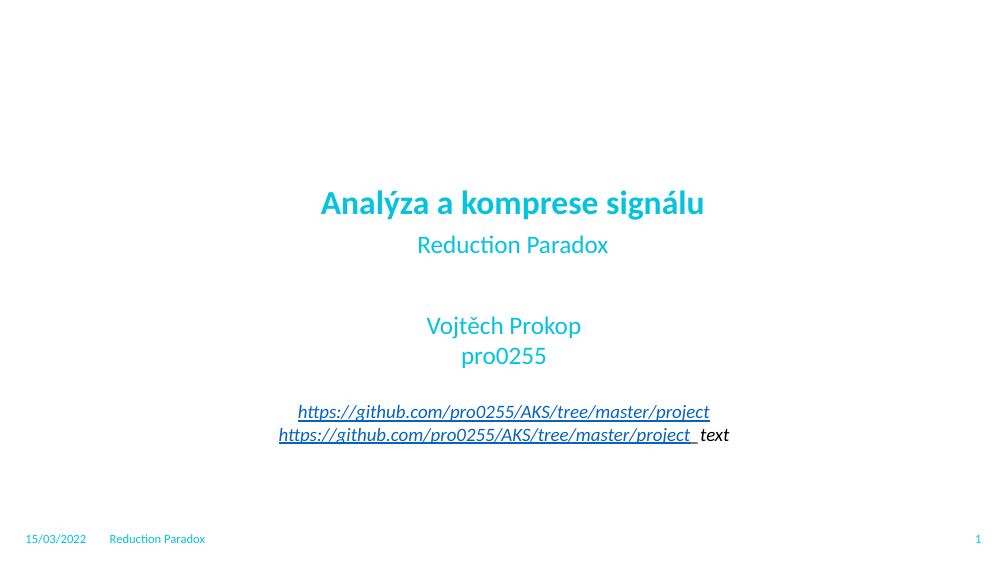
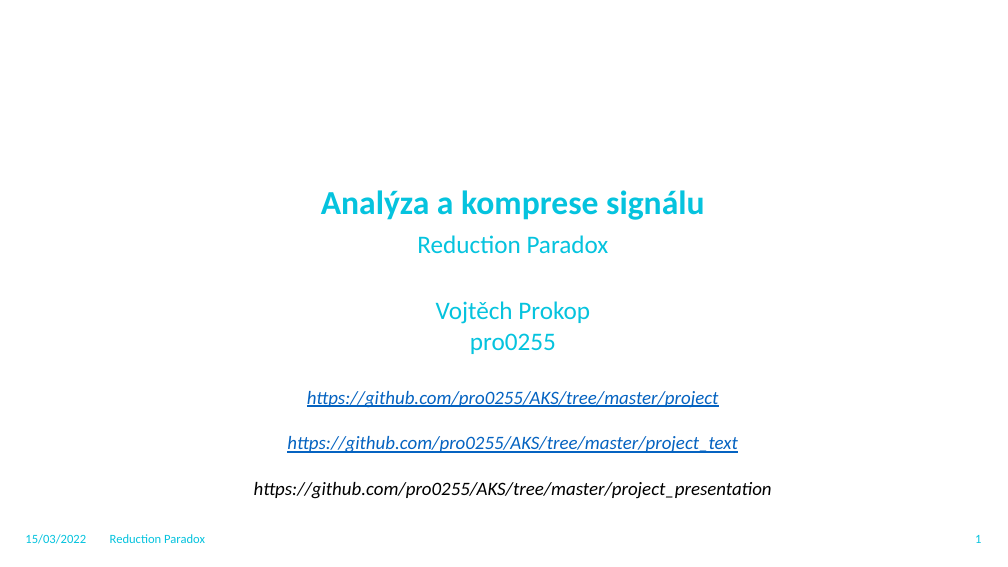
Before and after one commit to pro0255/AKS, a slide deck: slide 2 of project_presentation/pro0255.pptx. Drawn at 1008x567 pixels with LibreOffice and Linux fonts; fonts in the diff are those of the drawing; background and template pictures are left out. Boxes give left, top, right and bottom in pixels: in the first picture for what was removed or moved away, otherwise in the second. Text is boxed around its words. In the diff, an @@ line names an element or a change of style, - is before the commit and + after.

```diff
--- a/project_presentation/pro0255.pptx
+++ b/project_presentation/pro0255.pptx
@@ text "Vojtěch Prokop": place and size @@
-text "Vojtěch Prokop" at (279,316,730,445)
+text "Vojtěch Prokop" at (254,301,772,499)
@@ text at (287,436,737,453): text colour #000000 to #0563C1, underline on in "https://github.com/pro0255/AKS/tree/master/project_text" @@
@@ text at (254,482,772,499): paragraph added @@
+https://github.com/pro0255/AKS/tree/master/project_presentation
```
Also in this commit, not shown: 2 other files.
